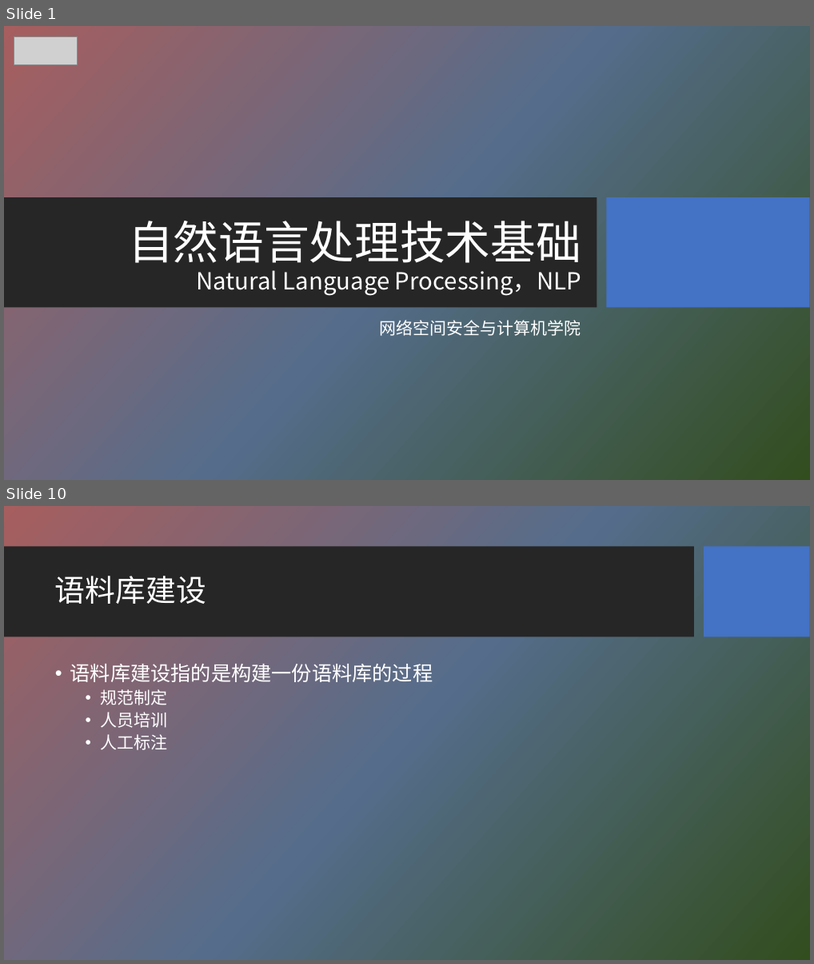
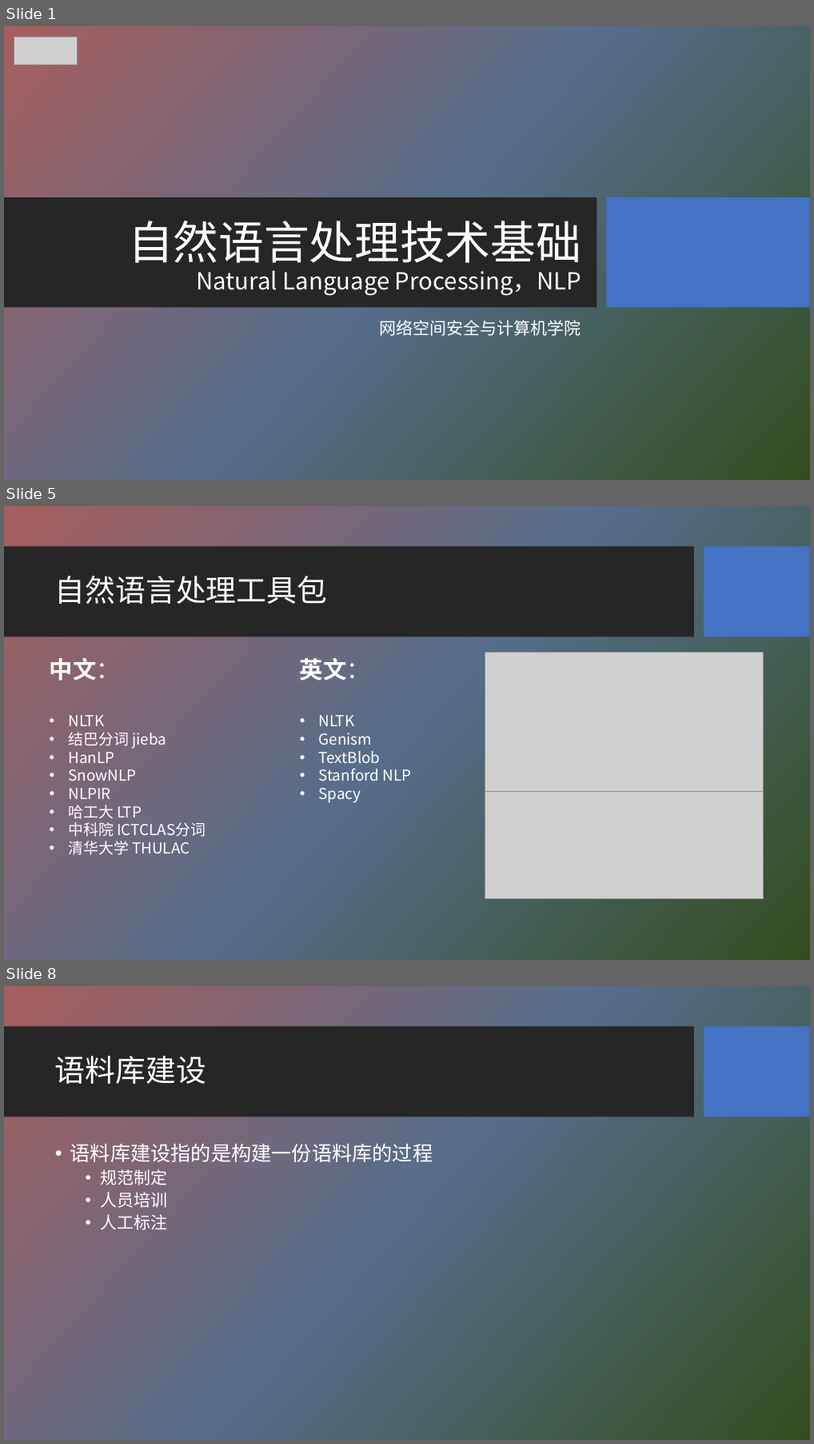
Before and after one commit to HBU/NLP_PPT, a slide deck: PPT-2020/ch02 语料库与词汇知识库.pptx. Shown one above the other, each under a label of ours: slides 1 and 10 before the commit, slides 1, 5 and 8 after it; the slides between them are not shown. The pictures are 814x964 and 814x1444 pixels, drawn with LibreOffice and Linux fonts; fonts in the diff are those of the drawing; grey boxes stand for pictures; background and template pictures are left out. Boxes give left, top, right and bottom in pixels: in the first picture for what was removed or moved away, otherwise in the second. Text is boxed around its words. In the diff, an @@ line names an element or a change of style, - is before the commit and + after.

```diff
--- a/PPT-2020/ch02 语料库与词汇知识库.pptx
+++ b/PPT-2020/ch02 语料库与词汇知识库.pptx
@@ slide 5 added at [4, 506, 810, 960], background picture (left out); not listed: 2 template elements that a slide beside it also shows @@
@@ title added at [55, 576, 327, 604], 36 pt, text #FFFFFF @@
+自然语言处理工具包
@@ text added at [50, 658, 206, 855], 18 pt, text #FFFFFF @@
+中文：
+• NLTK
+• 结巴分词 jieba
+• HanLP
+• SnowNLP
+• NLPIR
+• 哈工大 LTP
+• 中科院 ICTCLAS分词
+• 清华大学 THULAC
@@ text added at [300, 658, 412, 803], 18 pt, text #FFFFFF @@
+英文：
+• NLTK
+• Genism
+• TextBlob
+• Stanford NLP
+• Spacy
@@ picture added at [485, 652, 764, 792] @@
@@ picture added at [485, 792, 764, 899] @@
@@ what was slide 10 is now slide 8 @@
```
Also in this commit, not shown: 6 slides changed, 8 other slides added, 5 slides removed, 28 other files.
